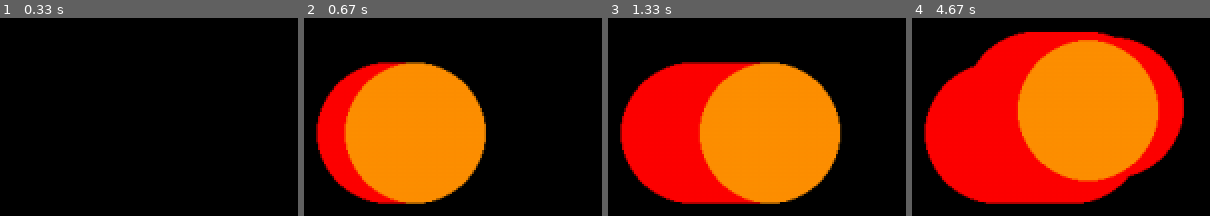
Above: before the commit, frames 1-4 (left to right).
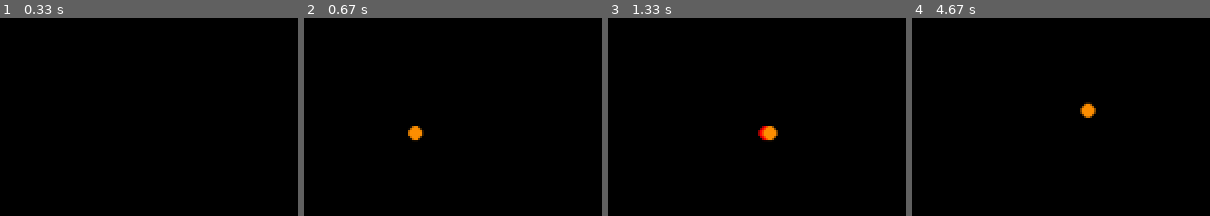
Above: after the commit, the same moments.

Repository: NielsSmet14/pygame
Game: pygame game, started from pp.py
Same seed, same stepped clock (60 frames per second), same inputs: the game is played once before the commit and once after it.
Inputs:
- Up to frame 1 (0.33 s): no input
- Up to frame 2 (0.67 s): hold Space from 0.33 s (still down); hold Right from 0.33 s (still down)
- Up to frame 3 (1.33 s): release Space at 0.8 s; release Right at 0.8 s; hold Right 0.83-1.3 s; tap Space at 0.9, 1.2 s
- Up to frame 4 (4.67 s): hold Up 1.33-1.63 s; tap Space at 1.4, 1.73, 2.03, 2.23, 2.53, 2.8, 3.13, 3.43, 3.57, 3.97, 4.27, 4.63 s; hold Right 1.67-2.13 s; hold Left 2.17-2.7 s; hold Down 2.73-3.03 s; hold Left 3.07-3.47 s; hold Up 3.5-3.87 s; hold Right 3.9-4.53 s; hold Down from 4.57 s (still down)

Frame 1 is identical in both runs. In frame 2, 33% of the frame differs, in the area x 4-62%, y 22-94%; in frame 3, 46%; in frame 4, 61%, in the area x 4-92%, y 7-94%.

Commit message:
delete functie toegevoegd

Diff:
--- a/pp.py
+++ b/pp.py
@@ -1,19 +1,21 @@
 import pygame
 import sys
 from pygame.locals import *
-
-#start game
-pygame.init()
-running = True
-screen = pygame.display.set_mode((1280, 720))
-pygame.display.set_caption('Pong')
 
 #variabelen
 x = 200
 y = 200
 vel = 1
-width = 20
-height = 20
+radius = 5
+reswidth=1280
+resheight=720
+
+#start game
+pygame.init()
+running = True
+
+screen = pygame.display.set_mode((reswidth, resheight))
+pygame.display.set_caption('Pong')
 
 #Game loop begins
 while True:
@@ -21,25 +23,27 @@
     keys = pygame.key.get_pressed()
 
     if keys[pygame.K_LEFT] and x > 0:
-        pygame.draw.circle(screen, (255, 0, 0), (x, y), 50)
+        pygame.draw.circle(screen, (255, 0, 0), (x, y), radius)
         x -= vel
-        pygame.draw.circle(screen, (255, 144, 0), (x, y), 50)
+        pygame.draw.circle(screen, (255, 144, 0), (x, y), radius)
 
-    if keys[pygame.K_RIGHT] and x < 1280 - width:
-        pygame.draw.circle(screen, (255, 0, 0), (x, y), 50)
+    if keys[pygame.K_RIGHT] and x < 1280 - radius:
+        pygame.draw.circle(screen, (255, 0, 0), (x, y), radius)
         x += vel
-        pygame.draw.circle(screen, (255, 144, 0), (x, y), 50)
+        pygame.draw.circle(screen, (255, 144, 0), (x, y), radius)
 
     if keys[pygame.K_UP] and y > 0:
-        pygame.draw.circle(screen, (255, 0, 0), (x, y), 50)
+        pygame.draw.circle(screen, (255, 0, 0), (x, y), radius)
         y -= vel
-        pygame.draw.circle(screen, (255, 144, 0), (x, y), 50)
+        pygame.draw.circle(screen, (255, 144, 0), (x, y), radius)
 
-    if keys[pygame.K_DOWN] and y < 720 - height:
-        pygame.draw.circle(screen, (255, 0, 0), (x, y), 50)
+    if keys[pygame.K_DOWN] and y < 720 - radius:
+        pygame.draw.circle(screen, (255, 0, 0), (x, y), radius)
         y += vel
-        pygame.draw.circle(screen, (255, 144, 0), (x, y), 50)
-
+        pygame.draw.circle(screen, (255, 144, 0), (x, y), radius)
+    if keys[pygame.K_SPACE]:
+        pygame.draw.rect(screen, (0, 0, 0), (0, 0,reswidth,resheight))
+        pygame.draw.circle(screen, (255, 144, 0), (x, y), radius)
     #exitgamedinges
     for event in pygame.event.get():
         if event.type == QUIT:
